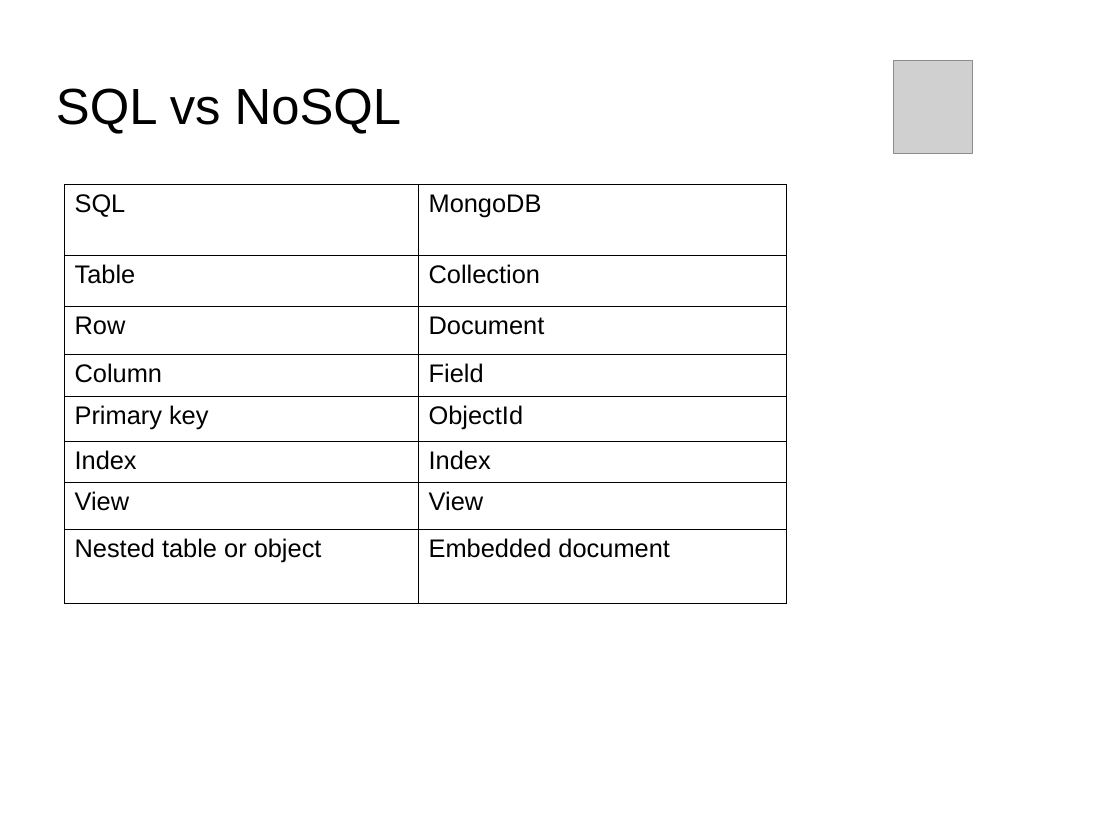
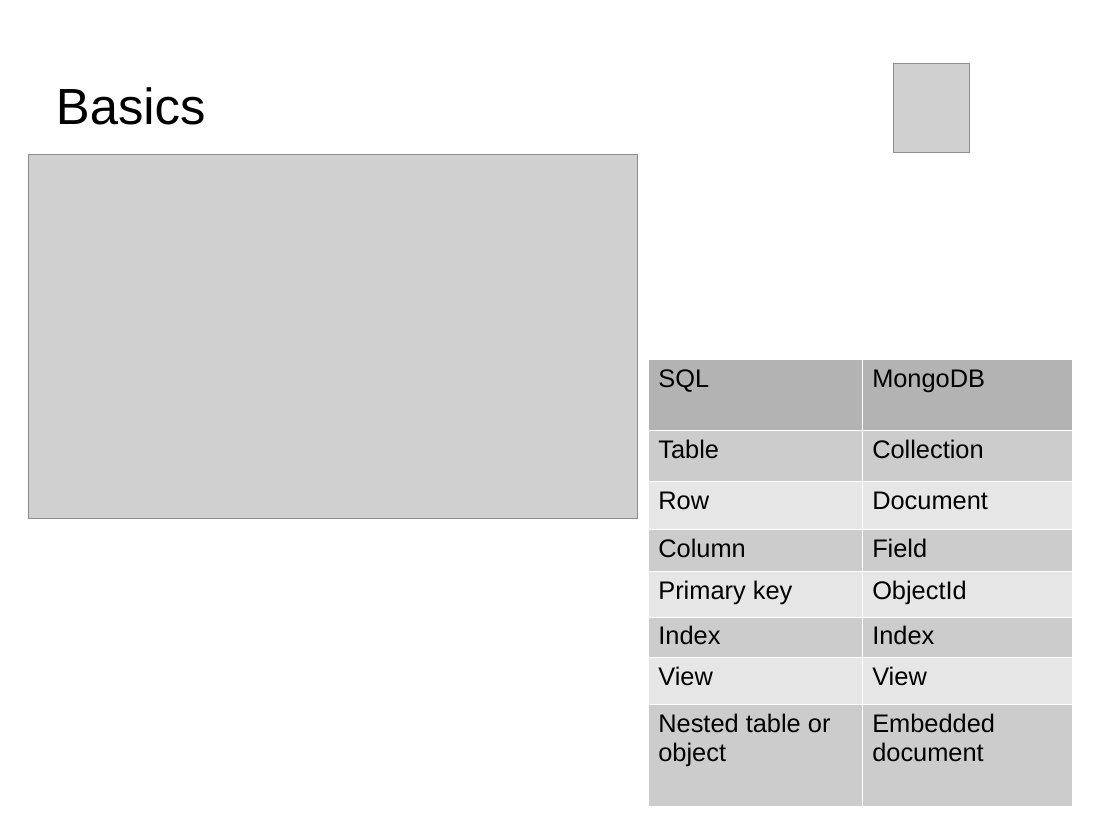
Before and after one commit to Bhakti/mongo_session, a slide deck: slide 12 of MongoDB_Session.odp (slide 11 before the commit). Drawn at 1120x840 pixels with LibreOffice and Linux fonts; fonts in the diff are those of the drawing; grey boxes stand for pictures; background and template pictures are left out. Boxes give left, top, right and bottom in pixels: in the first picture for what was removed or moved away, otherwise in the second. Text is boxed around its words. In the diff, an @@ line names an element or a change of style, - is before the commit and + after.

```diff
--- a/MongoDB_Session.odp
+++ b/MongoDB_Session.odp
@@ title at (56,87,206,125): text changed @@
-SQL vs NoSQL
+Basics
@@ picture added at (28,154,638,518) @@
@@ table at (648,360,1072,796) @@
@@ fill none to #B3B3B3 in row 1 @@
@@ fill none to #CCCCCC in 8 cells @@
@@ fill none to #E6E6E6 in 6 cells @@
@@ borders changed @@
@@ table: place and size @@
-table at (65,184,788,598)
+table at (648,360,1072,796)
```
Also in this commit, not shown: 4 other slides changed, 3 slides added, 2 slides removed, 2 other files.
